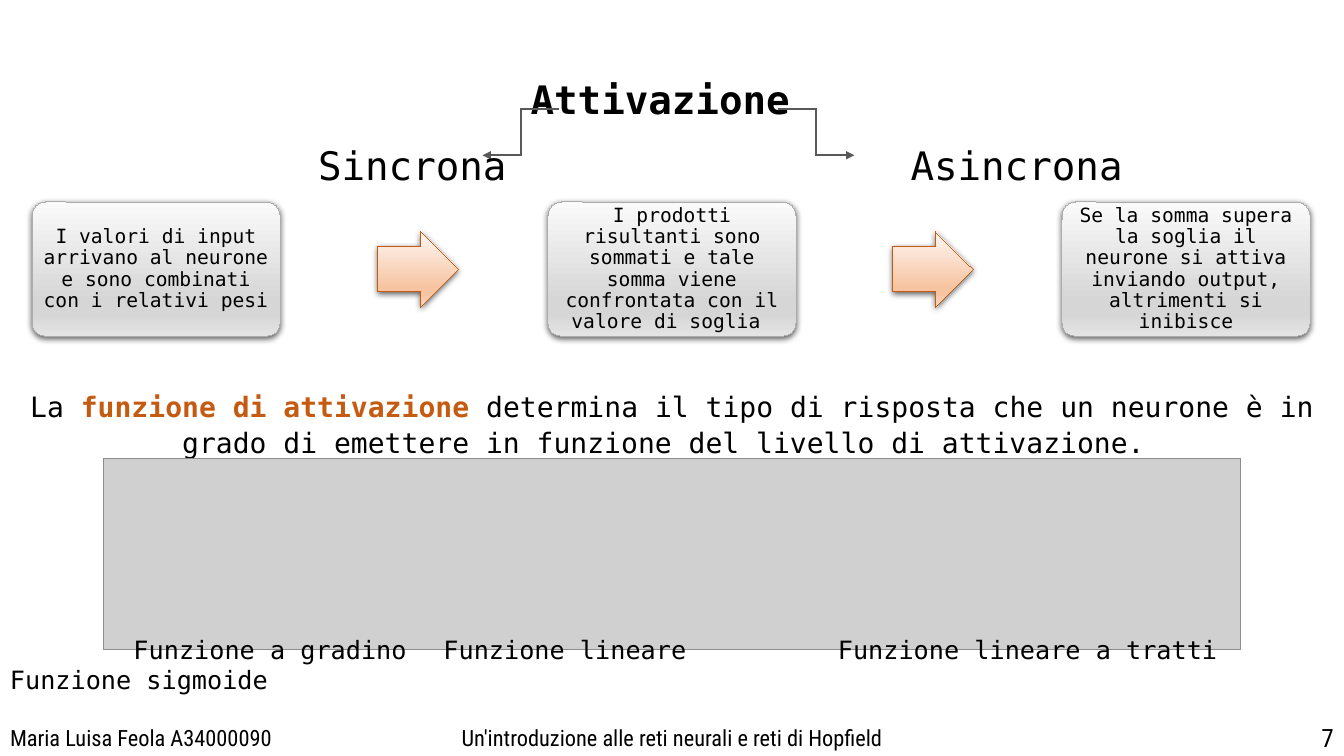
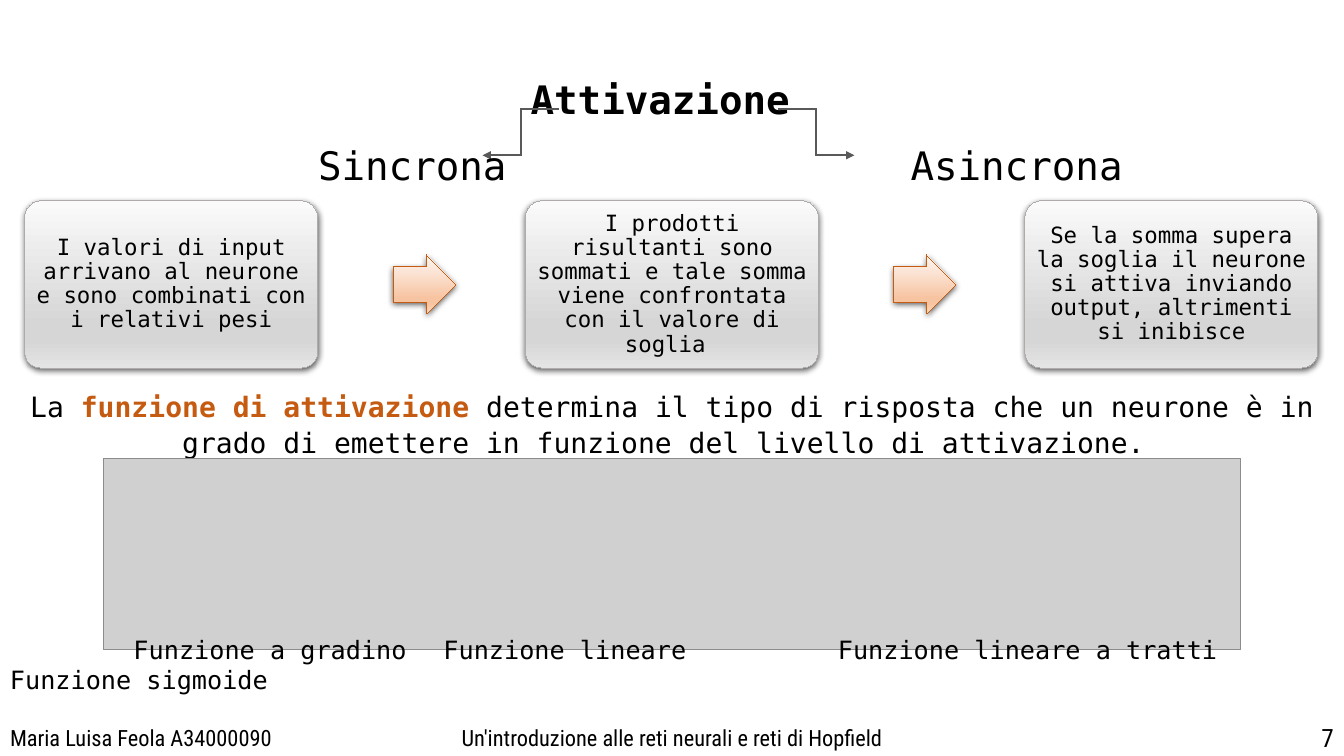
Before and after one commit to Misalf/tesi-nuovo, a slide deck: slide 7 of POWER POINT/PresentazionePowerPoint.pptx. Drawn at 1344x756 pixels with LibreOffice and Linux fonts; fonts in the diff are those of the drawing; grey boxes stand for pictures; background and template pictures are left out. Boxes give left, top, right and bottom in pixels: in the first picture for what was removed or moved away, otherwise in the second. Text is boxed around its words. In the diff, an @@ line names an element or a change of style, - is before the commit and + after.

```diff
--- a/POWER POINT/PresentazionePowerPoint.pptx
+++ b/POWER POINT/PresentazionePowerPoint.pptx
@@ rounded rectangle: place and size @@
-rounded rectangle at [32, 202, 280, 336]
+rounded rectangle at [24, 201, 318, 368]
@@ size 14 to 16 pt in 3 elements at [537, 214, 806, 357], [1037, 226, 1306, 340], [37, 238, 305, 332] @@
@@ text "I valori di input arrivano ...": place and size @@
-text "I valori di input arrivano ..." at [44, 228, 268, 311]
+text "I valori di input arrivano ..." at [37, 238, 305, 332]
@@ rounded rectangle: place and size @@
-rounded rectangle at [548, 202, 797, 336]
+rounded rectangle at [525, 201, 819, 368]
@@ text "I prodotti risultanti sono sommati ...": place and size @@
-text "I prodotti risultanti sono sommati ..." at [566, 207, 778, 332]
+text "I prodotti risultanti sono sommati ..." at [537, 214, 806, 357]
@@ rounded rectangle: place and size @@
-rounded rectangle at [1063, 202, 1311, 336]
+rounded rectangle at [1025, 201, 1319, 368]
@@ text "Se la somma supera la ...": place and size @@
-text "Se la somma supera la ..." at [1080, 207, 1292, 329]
+text "Se la somma supera la ..." at [1037, 226, 1306, 340]
@@ right arrow: place and size @@
-right arrow at [378, 231, 459, 308]
+right arrow at [393, 255, 456, 315]
@@ right arrow: place and size @@
-right arrow at [893, 231, 974, 308]
+right arrow at [894, 255, 957, 315]
```
Also in this commit, not shown: 2 other slides changed, 31 other files.
